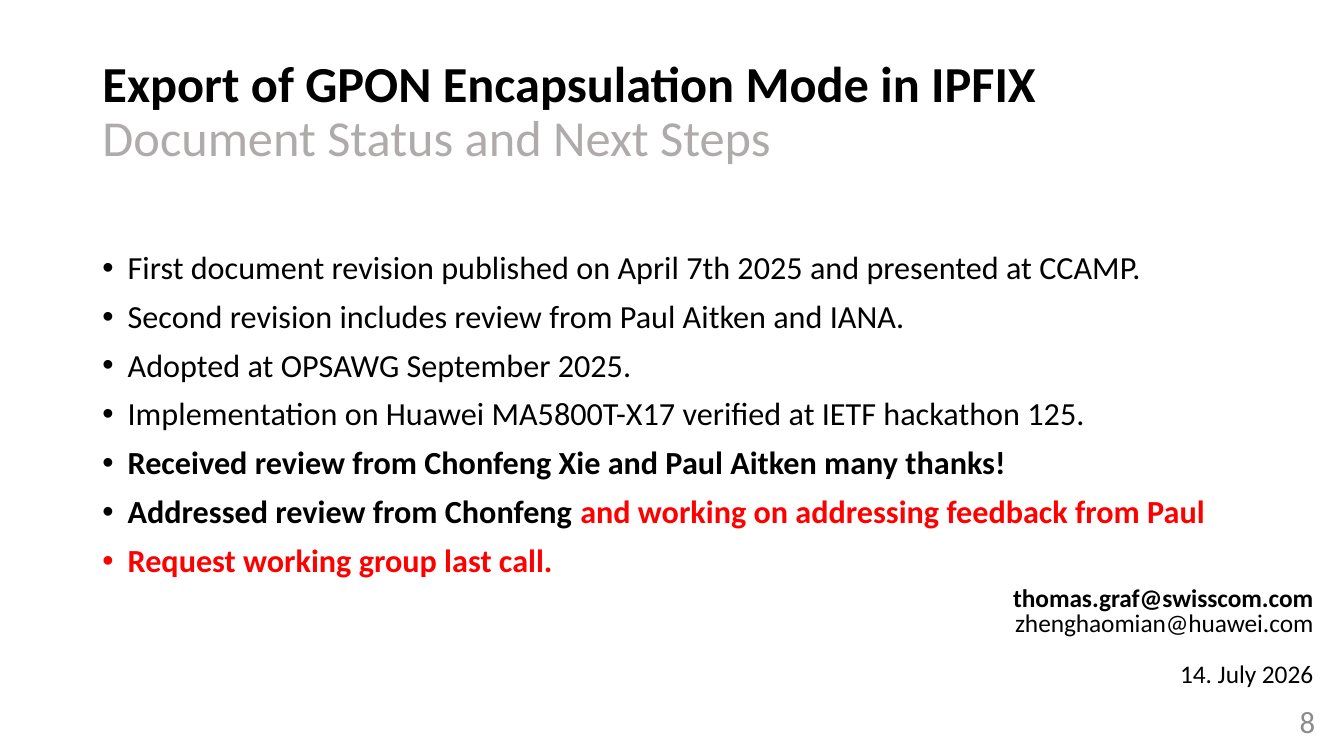
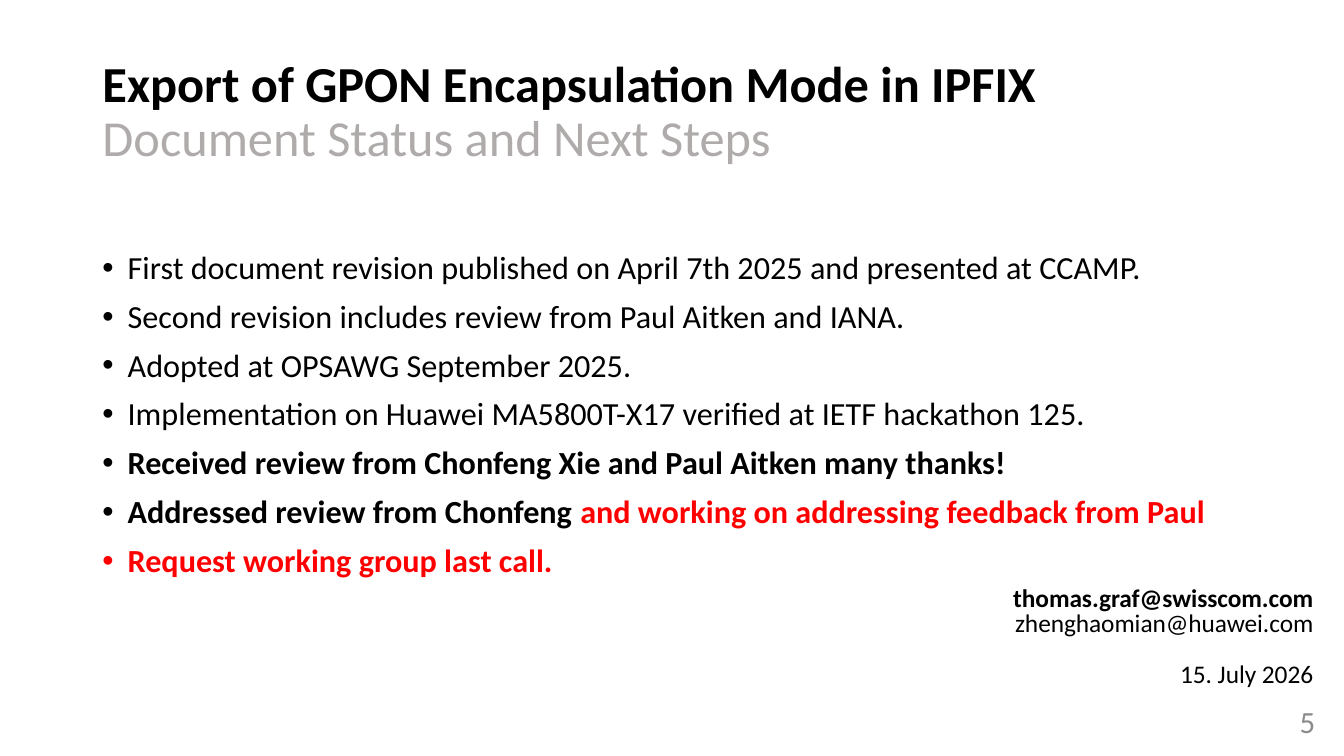
Before and after one commit to network-analytics/ietf-network-analytics-document-status, a slide deck: slide 5 of 126/OPSAWG/draft-netana-opsawg-ipfix-gpon-gem-03.pptx (slide 8 before the commit). Drawn at 1344x756 pixels with LibreOffice and Linux fonts; fonts in the diff are those of the drawing. Boxes give left, top, right and bottom in pixels: in the first picture for what was removed or moved away, otherwise in the second. Text is boxed around its words. In the diff, an @@ line names an element or a change of style, - is before the commit and + after.

```diff
--- a/126/OPSAWG/draft-netana-opsawg-ipfix-gpon-gem-03.pptx
+++ b/126/OPSAWG/draft-netana-opsawg-ipfix-gpon-gem-03.pptx
@@ text at (x1=1180, y1=665, x2=1313, y2=687): text changed @@
-14. July 2026
+15. July 2026
@@ page number at (x1=1300, y1=713, x2=1316, y2=733): text changed @@
-8
+5
```
Also in this commit, not shown: 1 other slide changed, 3 slides removed, 1 other file.
